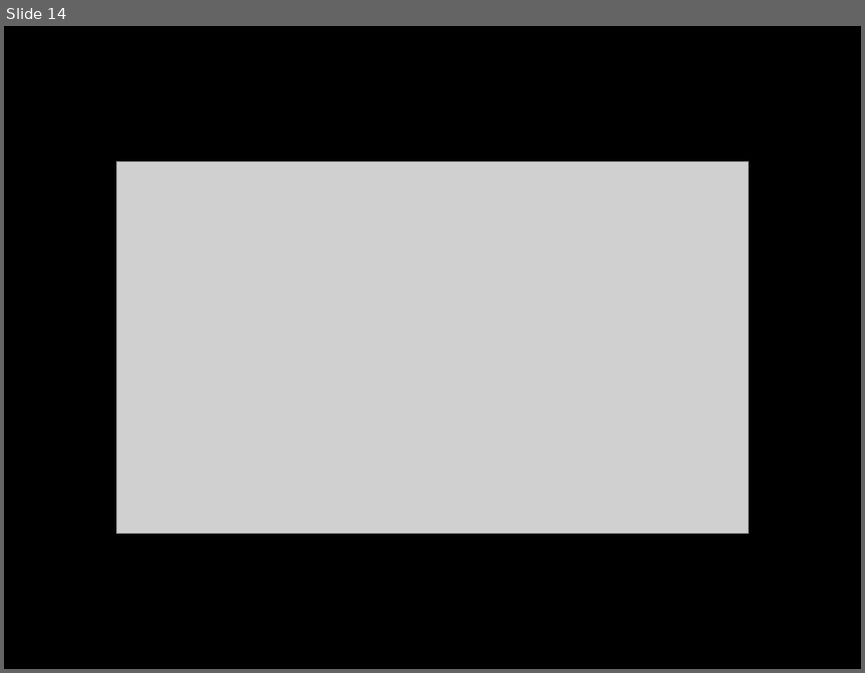
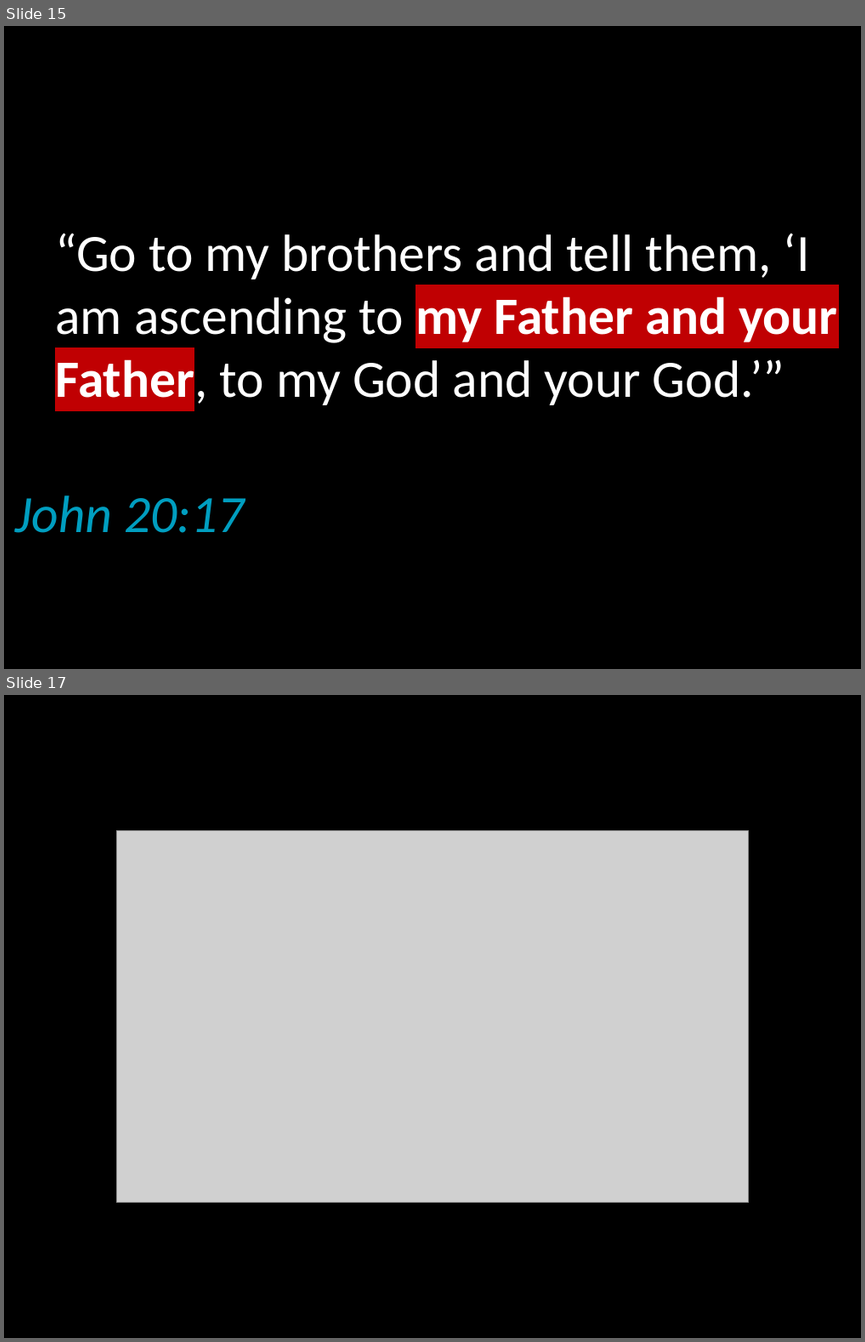
Before and after one commit to LukeMurphey/Ai1L, a slide deck: companion-website/public/files/20. Jesus didn't claim to be God.pptx. Shown one above the other, each under a label of ours: slide 14 before the commit, slides 15 and 17 after it; the slides between them are not shown. The pictures are 865x673 and 865x1342 pixels, drawn with LibreOffice and Linux fonts; fonts in the diff are those of the drawing; grey boxes stand for pictures. Boxes give left, top, right and bottom in pixels: in the first picture for what was removed or moved away, otherwise in the second. Text is boxed around its words. In the diff, an @@ line names an element or a change of style, - is before the commit and + after.

```diff
--- a/companion-website/public/files/20. Jesus didn't claim to be God.pptx
+++ b/companion-website/public/files/20. Jesus didn't claim to be God.pptx
@@ slide 15 added at (4,26,861,669), background #000000 @@
@@ title added at (55,233,837,409), 44 pt, text #FFFFFF @@
+“Go to my brothers and tell them, ‘I am ascending to my Father and your Father, to my God and your God.’”
@@ text added at (15,495,244,533), 44 pt, text #009EC0, italic @@
+John 20:17
@@ what was slide 14 is now slide 17 @@
```
Also in this commit, not shown: 5 slides changed, 2 other slides added.
